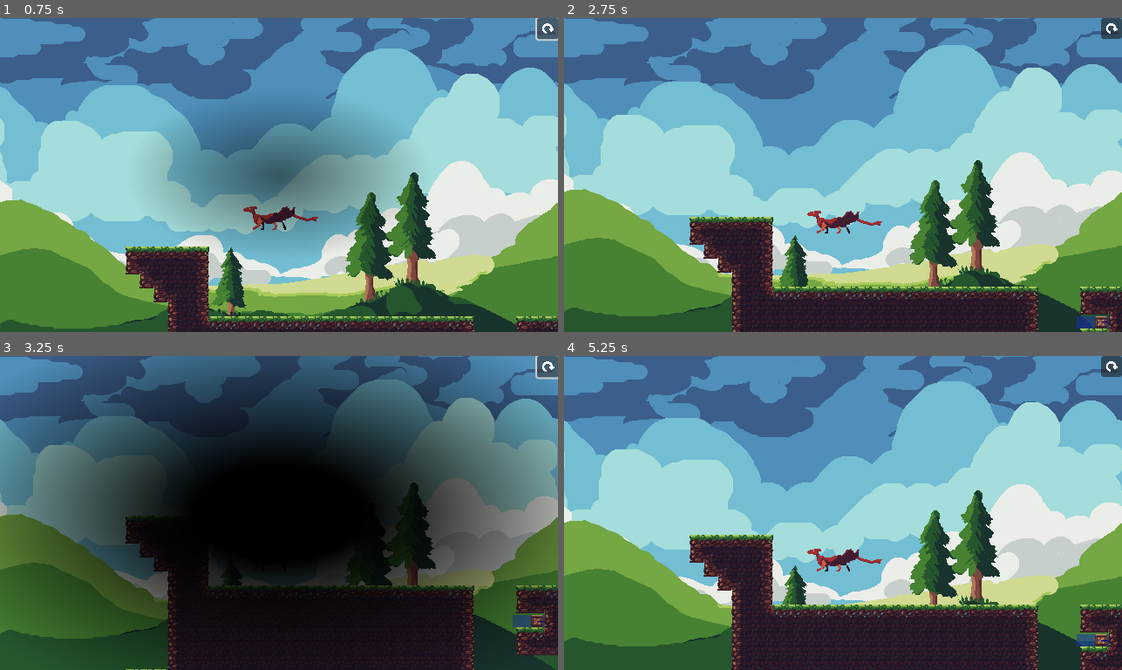
Above: before the commit, frames 1-4 (two rows, left to right).
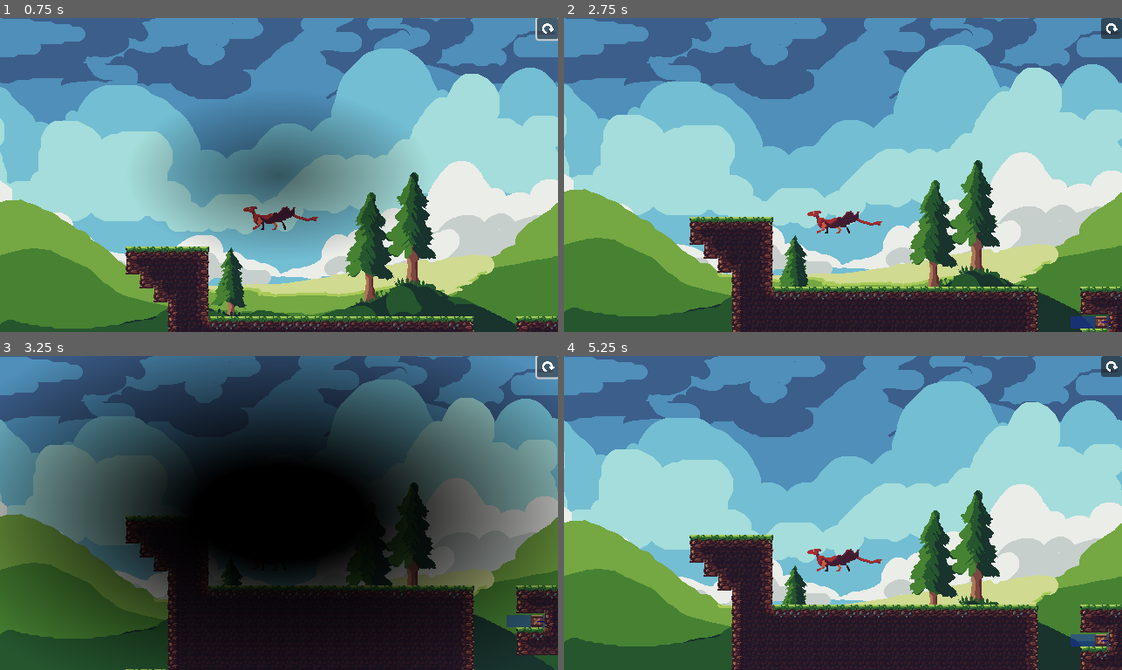
Above: after the commit, the same moments.

Repository: Robocraft999/ScalesToScale
Game: Godot game, scene res://scenes/levels/level_3.tscn
Same seed, same stepped clock (60 frames per second), same inputs: the game is played once before the commit and once after it. This scene is started directly instead of the project's main scene. The engine's default icon, where the game draws it, is replaced by a stand-in: a white triangle on a blue panel in a dark square.
Inputs (mouse positions are in pixels of both pictures, inside the frame that each line leads up to):
- Up to frame 1 (0.75 s): click (546, 27) at 0.5 s
- Up to frame 2 (2.75 s): click (1110, 27) at 1.25 s; click (1110, 27) at 2 s
- Up to frame 3 (3.25 s): click (546, 365) at 2.75 s
- Up to frame 4 (5.25 s): click (1110, 365) at 3.5 s; tap Enter at 4.25 s; move the mouse to (965, 497) at 4.27 s; hold D (move_right) 4.28-5 s; hold Space (dash) 4.28-5 s; click (965, 497) at 4.42 s; tap Up (jump) at 4.52 s; drag from (731, 528) to (815, 575) at 5.02 s

Frame 1 is identical in both runs. In frame 2, less than 0.1% of the frame differs, in the area x 90-92%, y 95-99%; in frame 3, less than 0.1%; in frame 4, less than 0.1%.

Commit message:
fixed box overlay

Diff:
--- a/scripts/scaler.gd
+++ b/scripts/scaler.gd
@@ -194,4 +194,8 @@
 	if get_parent().get_children().any(func(node): return node is WallGlue):
 		var glue: WallGlue = get_parent().find_children("*", "WallGlue")[0]
 		var dir = glue.direction.normalized() * -1
-		box.position = dir * (box.get_rect().size*2 - box.get_rect().size/2 * Global.lerp(Vector2.ONE, MAX_SCALE, target_offset))
+
+		var current_box_count = Global.lerp(Vector2.ONE, MAX_SCALE, target_offset) - Vector2.ONE
+		var max_box_count = MAX_SCALE - Vector2.ONE
+		var distance = dir * (max_box_count - current_box_count) * box.get_rect().size/2
+		box.position = distance
Not shown: 1 places in scenes/basic_level.tscn that only renumber resources
